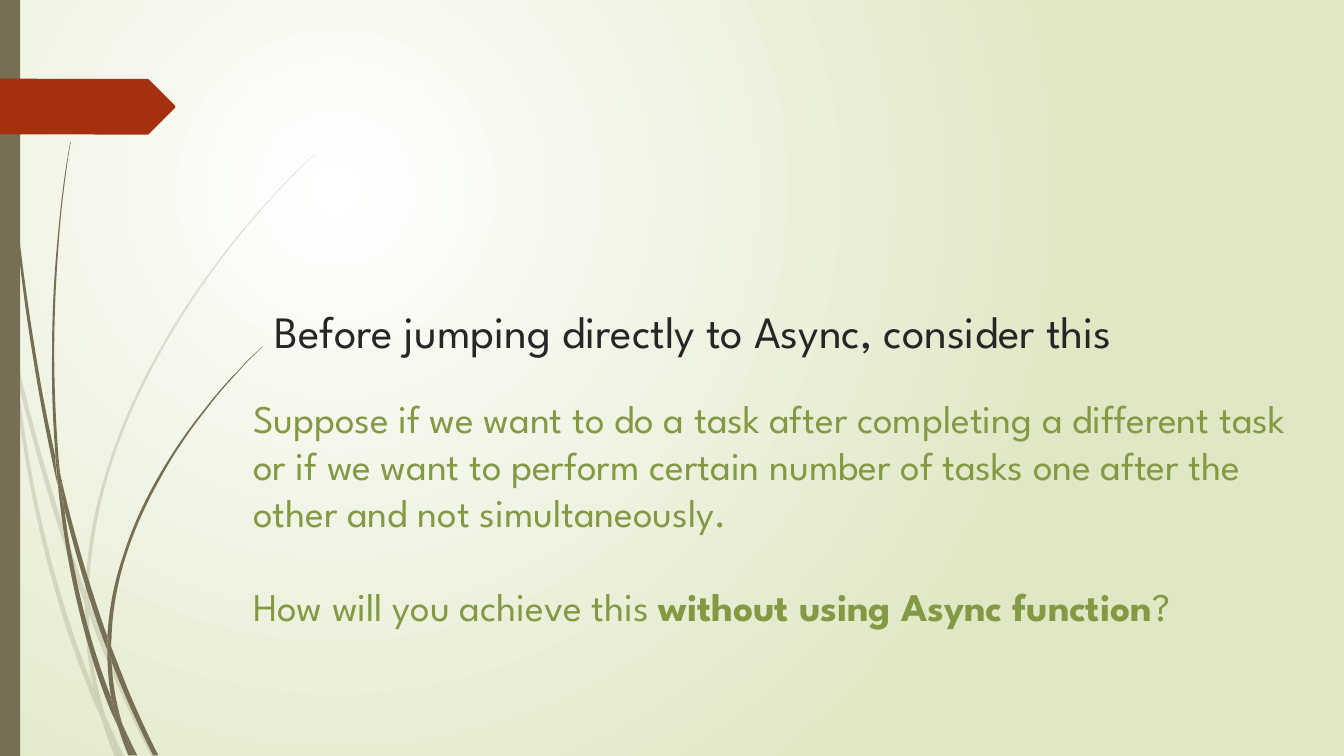
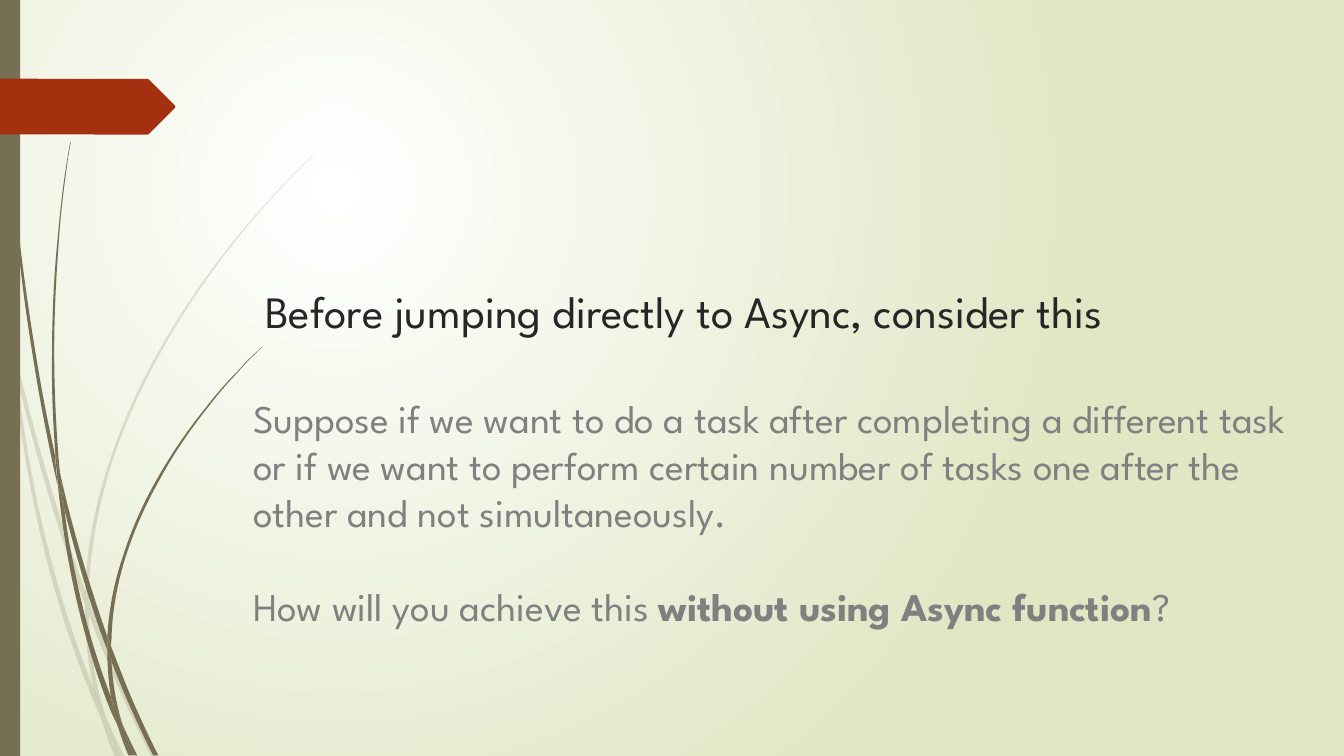
Before and after one commit to AnkitPrakash687/sphero_tutorial, a slide deck: slide 4 of SPHERO.pptx. Drawn at 1344x756 pixels with LibreOffice and Linux fonts; fonts in the diff are those of the drawing. Boxes give left, top, right and bottom in pixels: in the first picture for what was removed or moved away, otherwise in the second. Text is boxed around its words. In the diff, an @@ line names an element or a change of style, - is before the commit and + after.

Commit message:
updated async and await part of PPT

```diff
--- a/SPHERO.pptx
+++ b/SPHERO.pptx
@@ title "Before jumping directly to Async, ..." moved from (x1=275, y1=316, x2=1112, y2=358) to (x1=265, y1=296, x2=1102, y2=338) @@
@@ text "Suppose if we want to ..." at (x1=253, y1=405, x2=1285, y2=630): text colour #839943 to #808080 @@
```
Also in this commit, not shown: 2 other slides changed.
